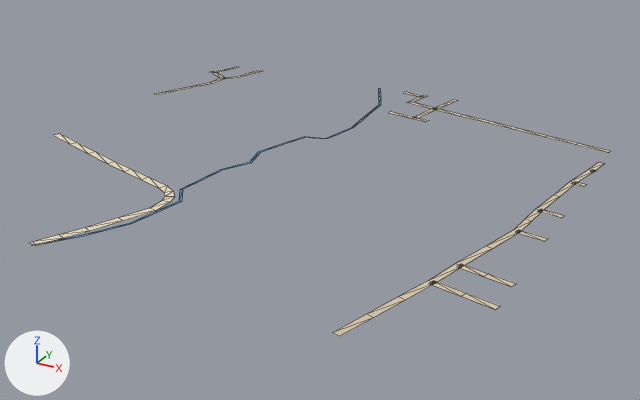
A saved change to the glTF model public/assets/bengaluru-region-v1/tiles/t39_-36-l0.glb.
Rendered twice from a camera (50 mm lens) standing at (20142.0, -18421.0, 301.0) and looking at (19774.0, -17753.0, -33.0). Every picture has the same lights, and +X, +Y and +Z are marked at lower left. The first picture is the older version. Mesh edges are drawn as thin lines.

Objects in the first picture: 'ground' and 1 more.
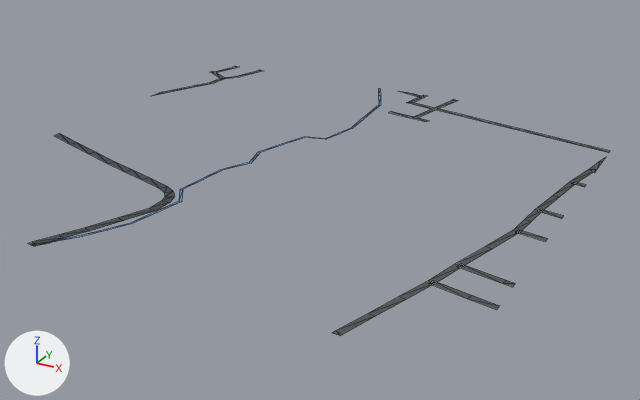
Pixel boxes [x1, y1, x2, y2] of what changed, in the pictures (640 x 400 px; the box of a moved part takes in the faces that stretch with it):
'ground', reshaped: before [29, 66, 610, 336]; after [28, 66, 610, 336]
part 1 of me_ground, moved or reshaped: before [155, 66, 610, 336]; after [153, 66, 610, 336]
part 2 of me_ground, moved or reshaped: before [53, 134, 115, 164]; after [54, 133, 115, 164]
part 3 of me_ground, recoloured: [33, 71, 610, 316] in both

The edits, one by one:
me_ground is used by ob_ground; location (19500.0, -18000.0, 0.0).
Verts and faces of me_ground; kept vertices keep their numbers, new ones are numbered from 148.
Before the commit, vertices of me_ground: 30 (1.0, 198.0, 1.0) at pixel (60, 133), 31 (-1.0, 191.0, 1.0) at pixel (53, 135), 32 (35.0, 187.0, 1.0) at pixel (77, 142), 33 (32.0, 179.0, 1.0) at pixel (70, 144), 34 (69.0, 176.0, 1.0) at pixel (95, 151).
Before the commit, vertices of me_ground: 35 (66.0, 168.0, 1.0) at pixel (88, 153).
me_ground had 148 vertices, 118 faces and spanned x -3.0..503.0, y -1.0..503.0, z 1.0.
me_ground now has 158 vertices, 128 faces and spans x 0.0..500.0, y 0.0..500.0, z 1.0.
Part 1, on me_ground:
29 vertices are removed from x -3.0..503.0, y -1.0..503.0, z 1.0.
29 faces are deleted.
3 vertices in x -1.0..499.0, y 410.0..461.0, z 1.0 move by (1.0, 0.0, 0.0).
20 vertices move from x 1.0..501.0, y 30.0..499.0, z 1.0 to x 0.0..500.0, y 31.0..500.0, z 1.0.
34 vertices are added at x 0.0..500.0, y 0.0..500.0, z 1.0.
5 new vertices lie (6.0, 0.0, 0.0) away from vertices in x 12.0..419.0, y 0.0..500.0, z 1.0.
39 new faces join them.
Part 2, on me_ground:
Vertices 30, 32, 33 move by (-1.0, 1.0, 0.0).
Vertex 31 moves to (0.0, 190.0, 1.0), pixel (53, 135).
Vertex 35 moves to (65.0, 168.0, 1.0), pixel (88, 153).
Vertex 34 moves to (68.0, 176.0, 1.0), pixel (95, 151).
me_ground part 3: 88 kept faces spanning x 0.0..500.0, y 0.0..500.0, z 1.0 get new vertex colours; the middle colour goes from beige #d7c9ae to dark grey #535556.
Other edits to the shape of me_ground do not show in these pictures.
